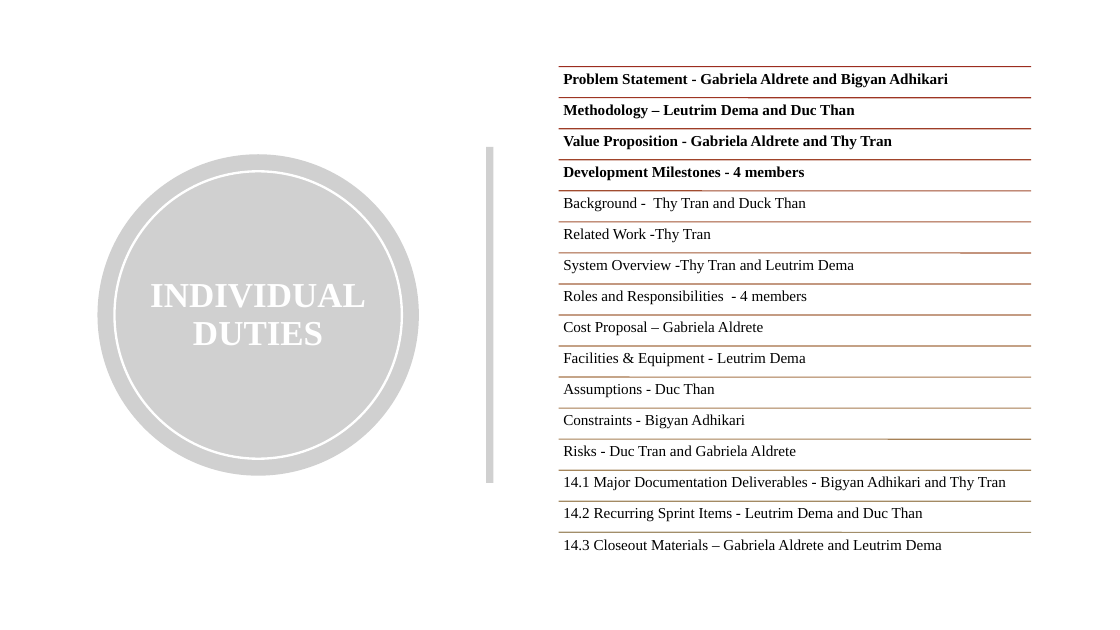
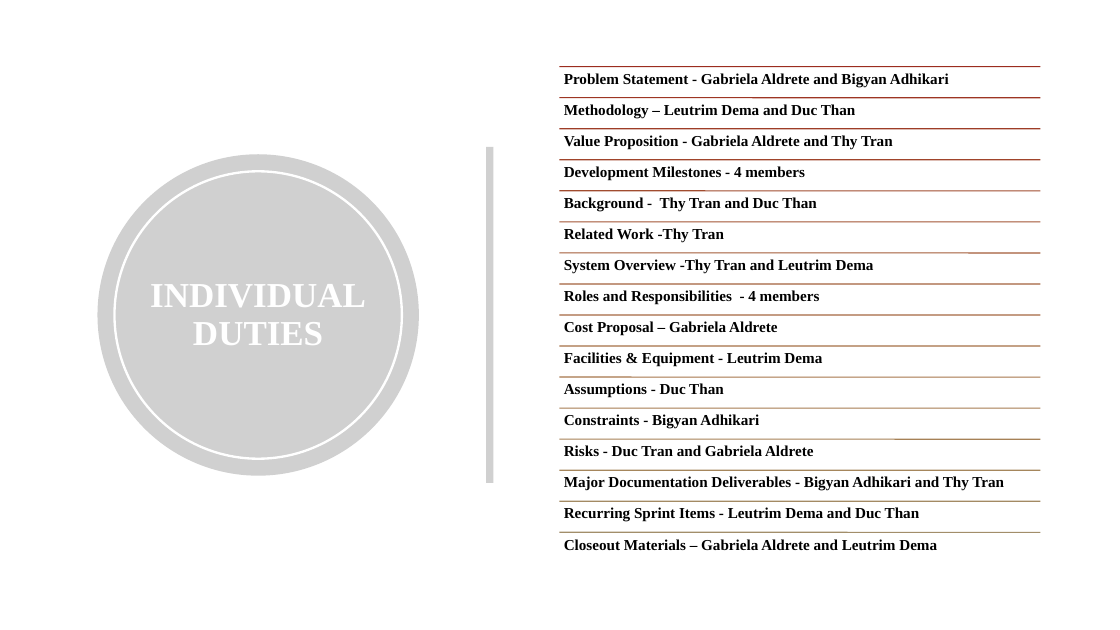
Before and after one commit to g1Aldrete/RoverProject, a slide deck: slide 4 of Sprint1_20200918.pptx. Drawn at 1120x630 pixels with LibreOffice and Linux fonts; fonts in the diff are those of the drawing; grey boxes stand for pictures; background and template pictures are left out. Boxes give left, top, right and bottom in pixels: in the first picture for what was removed or moved away, otherwise in the second. Text is boxed around its words. In the diff, an @@ line names an element or a change of style, - is before the commit and + after.

```diff
--- a/Sprint1_20200918.pptx
+++ b/Sprint1_20200918.pptx
@@ line moved from (559, 66) - (1031, 66) to (560, 66) - (1041, 66) @@
@@ line moved from (559, 97) - (1031, 97) to (560, 97) - (1041, 97) @@
@@ line moved from (559, 129) - (1031, 129) to (560, 129) - (1041, 129) @@
@@ line moved from (559, 160) - (1031, 160) to (560, 160) - (1041, 160) @@
@@ line moved from (559, 191) - (1031, 191) to (560, 191) - (1041, 191) @@
@@ text at (564,197,816,212): text changed; bold on @@
-Background - Thy Tran and Duck Than
+Background - Thy Tran and Duc Than
@@ line moved from (559, 222) - (1031, 222) to (560, 222) - (1041, 222) @@
@@ line moved from (559, 253) - (1031, 253) to (560, 253) - (1041, 253) @@
@@ line moved from (559, 284) - (1031, 284) to (560, 284) - (1041, 284) @@
@@ line moved from (559, 315) - (1031, 315) to (560, 315) - (1041, 315) @@
@@ line moved from (559, 346) - (1031, 346) to (560, 346) - (1041, 346) @@
@@ line moved from (559, 377) - (1031, 377) to (560, 377) - (1041, 377) @@
@@ line moved from (559, 408) - (1031, 408) to (560, 408) - (1041, 408) @@
@@ bold on in 8 elements at (564,228,724,243), (564,259,874,274), (564,290,820,305), (564,321,777,336), (564,352,822,367), (564,383,724,398), (564,414,759,429), (564,445,813,456) @@
@@ line moved from (559, 439) - (1031, 439) to (560, 439) - (1041, 439) @@
@@ line moved from (559, 471) - (1031, 471) to (560, 471) - (1041, 471) @@
@@ text at (564,476,1004,491): text changed; bold on @@
-14.1 Major Documentation Deliverables - Bigyan Adhikari and Thy Tran
+Major Documentation Deliverables - Bigyan Adhikari and Thy Tran
@@ line moved from (559, 502) - (1031, 502) to (560, 502) - (1041, 502) @@
@@ text at (564,507,920,522): text changed; bold on @@
-14.2 Recurring Sprint Items - Leutrim Dema and Duc Than
+Recurring Sprint Items - Leutrim Dema and Duc Than
@@ line moved from (559, 533) - (1031, 533) to (560, 533) - (1041, 533) @@
@@ text at (564,539,937,550): text changed; bold on @@
-14.3 Closeout Materials – Gabriela Aldrete and Leutrim Dema
+Closeout Materials – Gabriela Aldrete and Leutrim Dema
```
Also in this commit, not shown: 4 other slides changed, 1 slide added.
